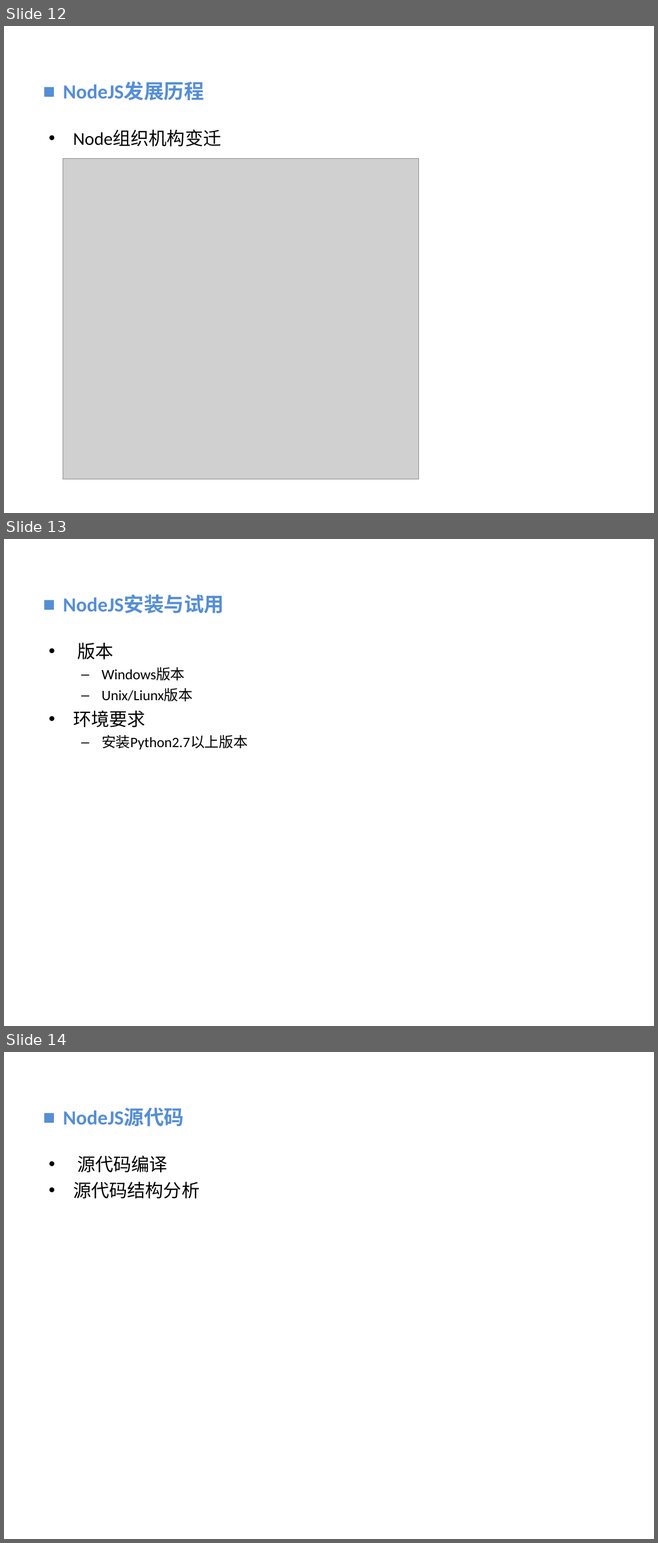
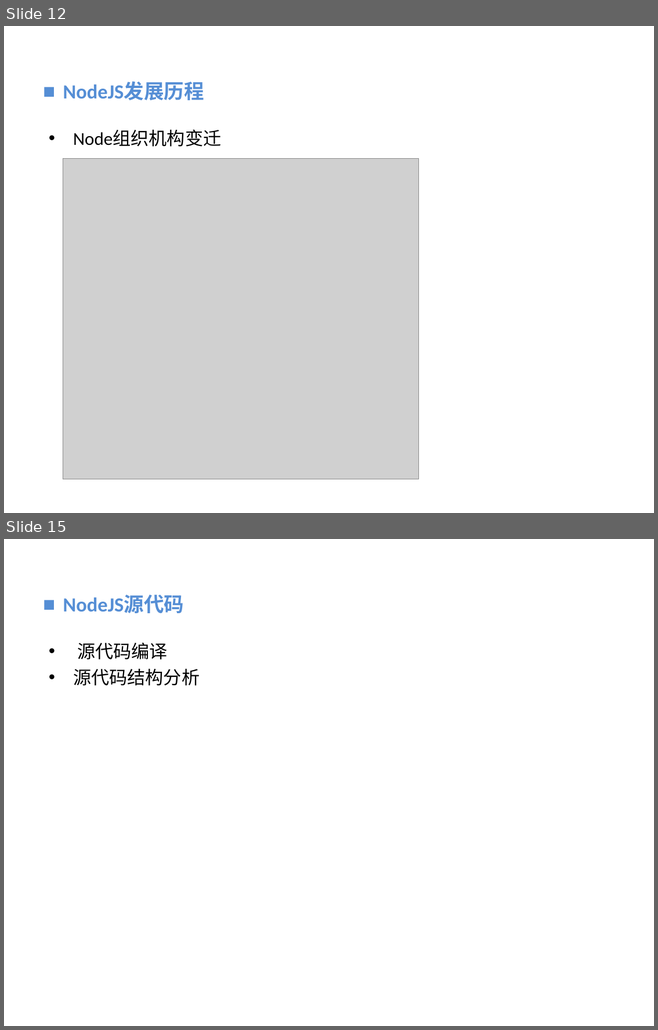
Before and after one commit to vaik/Documents, a slide deck: 我的分享/NodeJS基础概念理解.ppt. Shown one above the other, each under a label of ours: slides 12, 13 and 14 before the commit, slides 12 and 15 after it; the slides between them are not shown. The pictures are 658x1543 and 658x1030 pixels, drawn with LibreOffice and Linux fonts; fonts in the diff are those of the drawing; grey boxes stand for pictures; background and template pictures are left out. Boxes give left, top, right and bottom in pixels: in the first picture for what was removed or moved away, otherwise in the second. Text is boxed around its words. In the diff, an @@ line names an element or a change of style, - is before the commit and + after.

```diff
--- a/我的分享/NodeJS基础概念理解.ppt
+++ b/我的分享/NodeJS基础概念理解.ppt
@@ slide 13 removed at [4,539,654,1026], background picture (left out) @@
@@ text removed at [63,595,224,613] @@
-■ NodeJS安装与试用
@@ text removed at [73,642,248,750] @@
-• 版本
-  – Windows版本
-  – Unix/Liunx版本
-• 环境要求
-  – 安装Python2.7以上版本
@@ what was slide 14 is now slide 15 @@
```
Also in this commit, not shown: 3 slides changed, 6 slides added.
